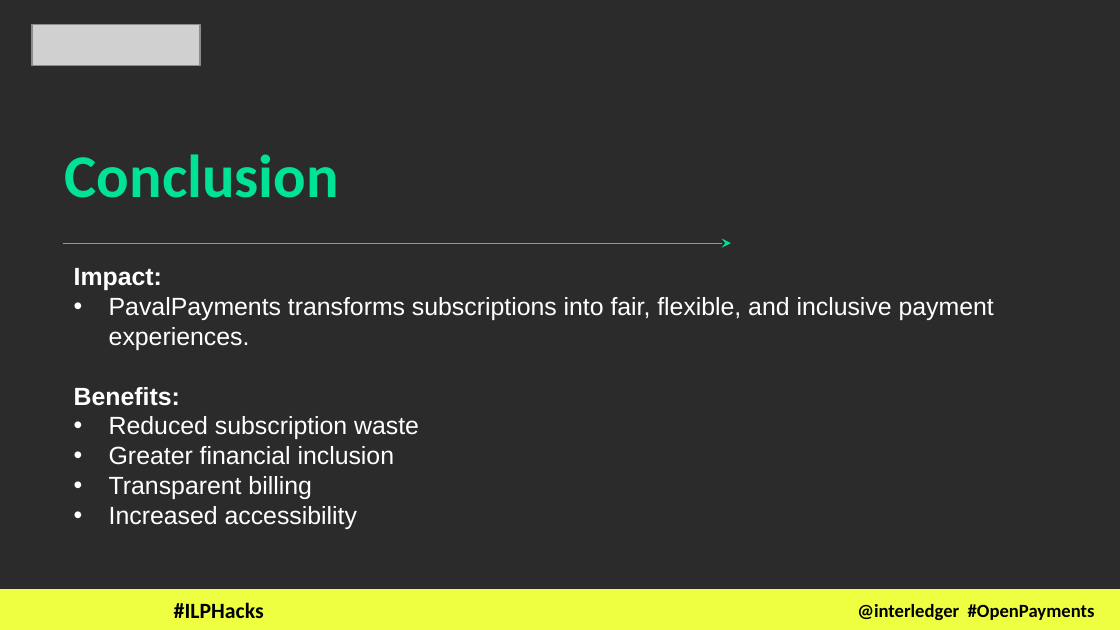
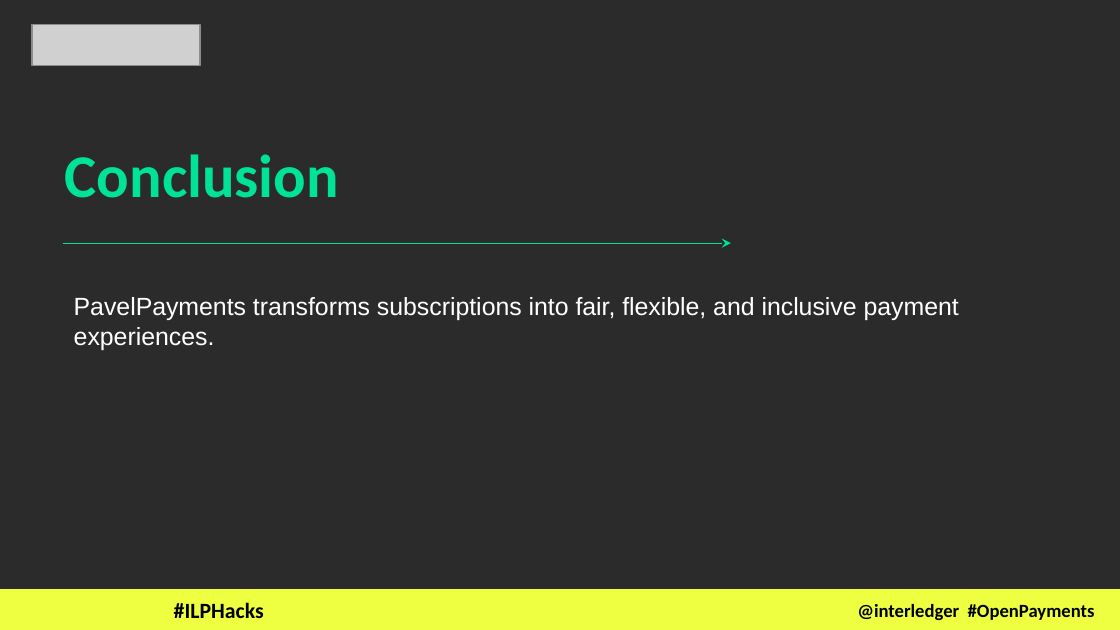
Before and after one commit to learningwithshaun/PavelPayments, a slide deck: slide 8 of PAVEL_7_UCT_hackathon_2026.pptx. Drawn at 1120x630 pixels with LibreOffice and Linux fonts; fonts in the diff are those of the drawing; grey boxes stand for pictures; background and template pictures are left out; a plain dark background stands for a picture behind light text. Boxes give left, top, right and bottom in pixels: in the first picture for what was removed or moved away, otherwise in the second. Text is boxed around its words. In the diff, an @@ line names an element or a change of style, - is before the commit and + after.

Commit message:
#10 Update PAVEL_7_UCT_hackathon_2026.pptx with new content

```diff
--- a/PAVEL_7_UCT_hackathon_2026.pptx
+++ b/PAVEL_7_UCT_hackathon_2026.pptx
@@ text at (74, 297, 959, 350): text changed @@
-Impact:
-• PavalPayments transforms subscriptions into fair, flexible, and inclusive payment experiences.
-Benefits:
-• Reduced subscription waste
-• Greater financial inclusion
-• Transparent billing
-• Increased accessibility
+PavelPayments transforms subscriptions into fair, flexible, and inclusive payment experiences.
```
